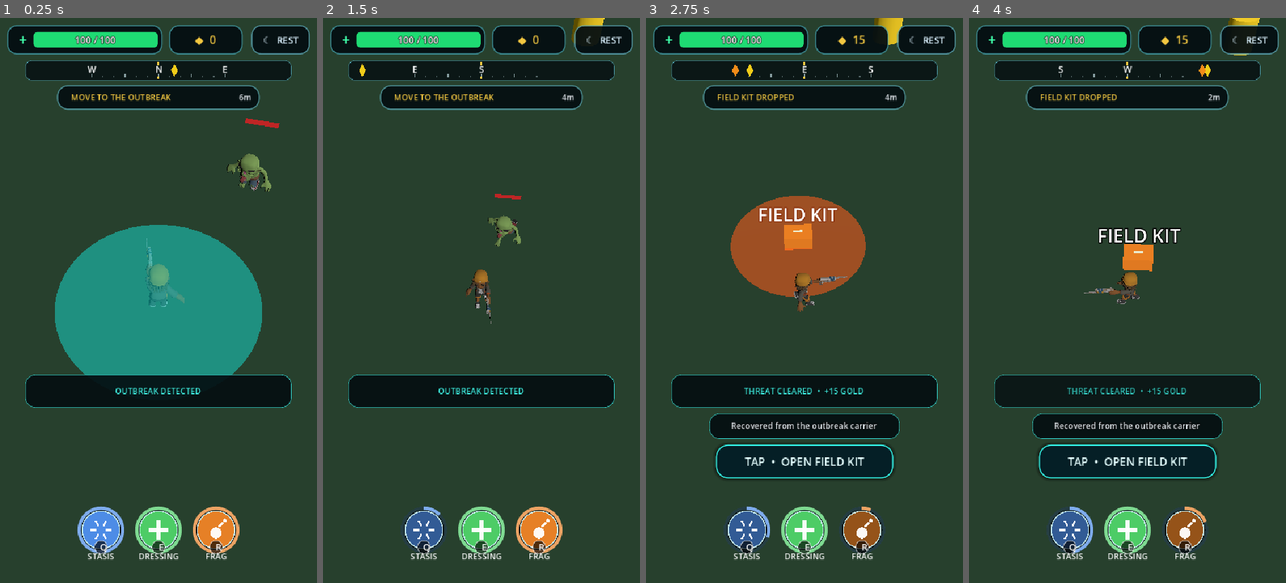
Above: before the commit, frames 1-4 (left to right).
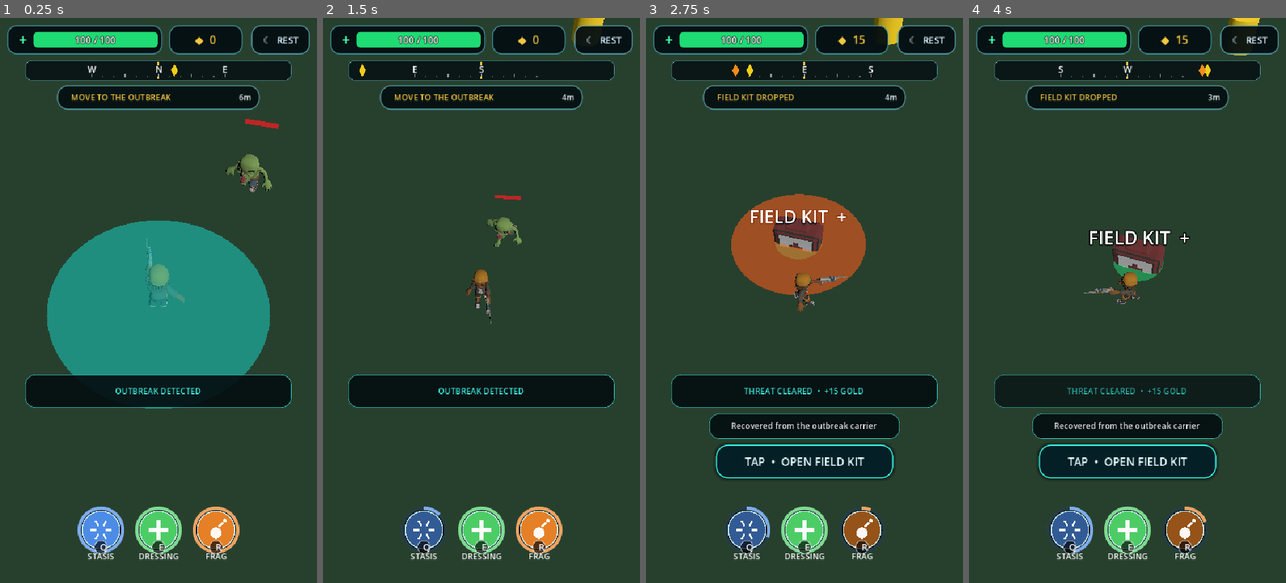
Above: after the commit, the same moments.

Repository: Geoboardman/zombie-gps
Game: Godot game, scene res://scenes/main.tscn
Same seed, same stepped clock (60 frames per second), same inputs: the game is played once before the commit and once after it.
Inputs (mouse positions are in pixels of both pictures, inside the frame that each line leads up to):
- Up to frame 1 (0.25 s): no input
- Up to frame 2 (1.5 s): tap Enter (ui_accept) at 0.5, 0.77 s; move the mouse to (424, 526) at 0.52 s; hold D (move_right) 0.53-1.28 s; tap Q (ability_1) at 0.6 s; click (424, 526) at 0.67 s; move the mouse to (481, 526) at 1.27 s; hold S (move_back) from 1.28 s (still down); tap E (ability_2) at 1.35 s; click (481, 526) at 1.42 s
- Up to frame 3 (2.75 s): tap Enter (ui_accept) at 1.52 s; move the mouse to (861, 526) at 2.02 s; release S (move_back) at 2.03 s; hold D (move_right) from 2.03 s (still down); tap R (ability_3) at 2.1 s; click (861, 526) at 2.17 s
- Up to frame 4 (4 s): move the mouse to (1111, 413) at 2.77 s; release D (move_right) at 2.78 s; hold W (move_forward) 2.78-3.53 s; tap Shift at 2.85 s; click (1111, 413) at 2.92 s; tap Enter (ui_accept) at 3.02, 3.77 s; move the mouse to (1222, 385) at 3.52 s; hold A (move_left) from 3.53 s (still down); tap Q (ability_1) at 3.6 s

The runs differ from the first frame. In frame 1, 1.8% of the frame differs, in the area x 14-89%, y 17-70%; in frame 2, 0.1%; in frame 3, 1.6%; in frame 4, 1.5%.

Commit message:
Replace prototype interactables with survival props

Diff:
--- a/scenes/field_kit_node.tscn
+++ b/scenes/field_kit_node.tscn
@@ -1,23 +1,23 @@
 [gd_scene load_steps=6 format=3]
 
 [ext_resource type="Script" path="res://scripts/field_kit_node.gd" id="1_kit"]
+[ext_resource type="PackedScene" path="res://assets/quaternius/survival/FirstAidKit.fbx" id="2_model"]
 
 [sub_resource type="SphereShape3D" id="SphereShape3D_kit"]
 radius = 7.0
 
-[sub_resource type="BoxMesh" id="BoxMesh_kit"]
-size = Vector3(1.2, 0.65, 0.85)
+[sub_resource type="CylinderMesh" id="CylinderMesh_ring"]
+top_radius = 1.05
+bottom_radius = 1.05
+height = 0.035
 
-[sub_resource type="StandardMaterial3D" id="StandardMaterial3D_kit"]
-albedo_color = Color(0.95, 0.55, 0.1, 1)
+[sub_resource type="StandardMaterial3D" id="StandardMaterial3D_ring"]
+transparency = 1
+albedo_color = Color(0.15, 0.95, 0.5, 0.42)
 emission_enabled = true
-emission = Color(0.65, 0.2, 0.02, 1)
-emission_energy_multiplier = 0.7
-
-[sub_resource type="StandardMaterial3D" id="StandardMaterial3D_cross"]
-albedo_color = Color(0.95, 0.95, 0.85, 1)
-emission_enabled = true
-emission = Color(0.5, 0.5, 0.4, 1)
+emission = Color(0.08, 0.75, 0.32, 1)
+emission_energy_multiplier = 1.4
+shading_mode = 0
 
 [node name="FieldKitNode" type="Area3D"]
 script = ExtResource("1_kit")
@@ -25,22 +25,21 @@
 [node name="CollisionShape3D" type="CollisionShape3D" parent="."]
 shape = SubResource("SphereShape3D_kit")
 
-[node name="MeshInstance3D" type="MeshInstance3D" parent="."]
-position = Vector3(0, 0.35, 0)
-mesh = SubResource("BoxMesh_kit")
-surface_material_override/0 = SubResource("StandardMaterial3D_kit")
+[node name="GroundRing" type="MeshInstance3D" parent="."]
+position = Vector3(0, 0.035, 0)
+mesh = SubResource("CylinderMesh_ring")
+surface_material_override/0 = SubResource("StandardMaterial3D_ring")
 
-[node name="Cross" type="MeshInstance3D" parent="."]
-position = Vector3(0, 0.68, 0)
-scale = Vector3(0.32, 0.08, 0.12)
-mesh = SubResource("BoxMesh_kit")
-surface_material_override/0 = SubResource("StandardMaterial3D_cross")
+[node name="FirstAidKit" parent="." instance=ExtResource("2_model")]
+position = Vector3(0, 0.08, 0)
+rotation_degrees = Vector3(0, -18, 0)
+scale = Vector3(1.35, 1.35, 1.35)
 
 [node name="Label3D" type="Label3D" parent="."]
-position = Vector3(0, 1.65, 0)
+position = Vector3(0, 1.45, 0)
 billboard = 1
 no_depth_test = true
 font_size = 48
 pixel_size = 0.015
 outline_size = 10
-text = "FIELD KIT"
+text = "FIELD KIT  +"
